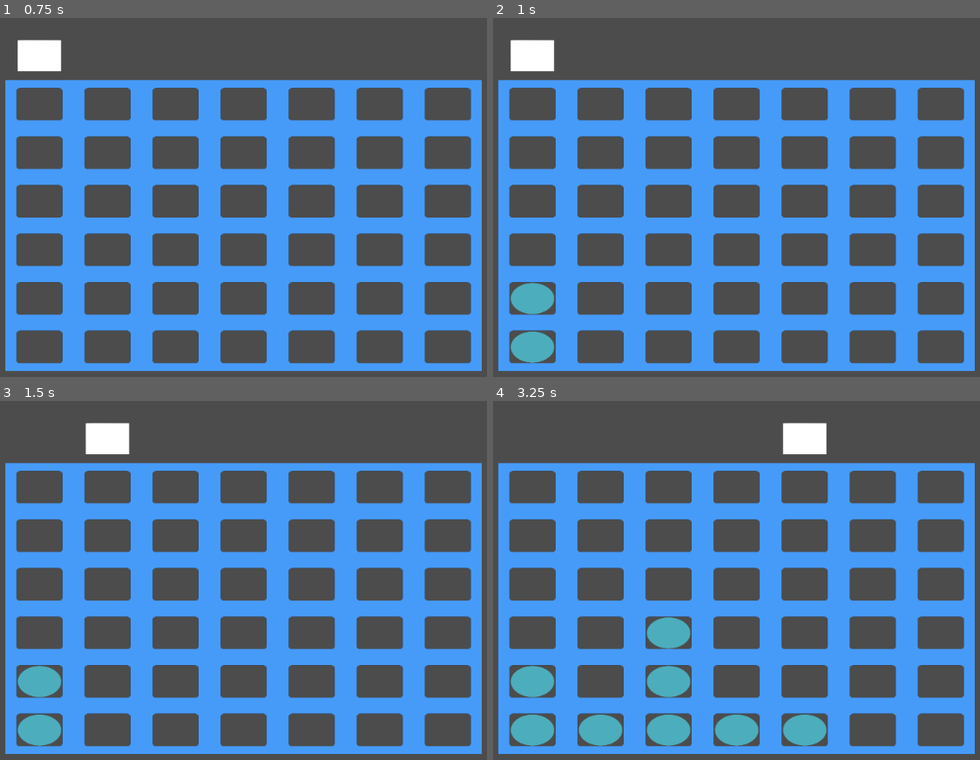
Above: before the commit, frames 1-4 (two rows, left to right).
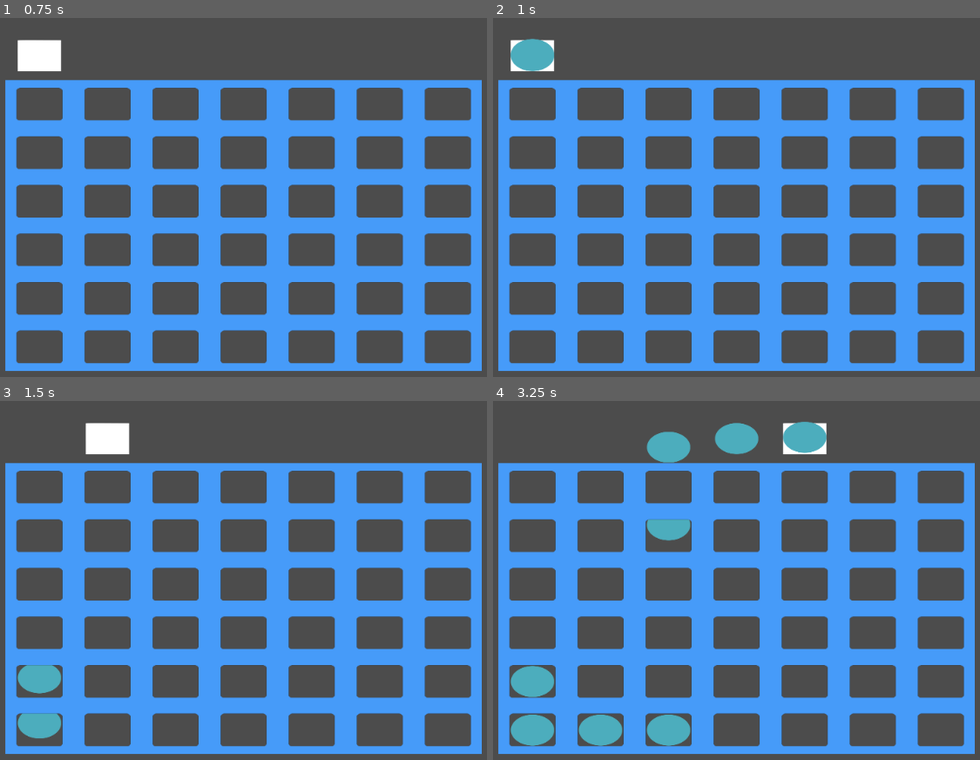
Above: after the commit, the same moments.

Repository: Chocominticecream/gamejam
Game: Godot game, scene res://main.tscn
Two runs of this game, one before a commit and one after it. Both use one fixed random seed, a clock stepped at 60 frames per second and the inputs below.
Inputs:
- Up to frame 1 (0.75 s): tap Enter at 0.5 s; hold Right (ui_right) from 0.53 s (still down); hold 1 (1) from 0.53 s (still down)
- Up to frame 2 (1 s): keep holding Right (ui_right); keep holding 1 (1); tap Space (ui_select) at 0.77 s; tap 2 (2) at 0.8 s
- Up to frame 3 (1.5 s): release Right (ui_right) at 1.28 s; release 1 (1) at 1.28 s; hold Left (ui_left) from 1.28 s (still down); tap 2 (2) at 1.35 s
- Up to frame 4 (3.25 s): tap Space (ui_select) at 1.52, 2.75, 3.02 s; tap 3 (3) at 1.55 s; release Left (ui_left) at 2.03 s; hold 3 (3) 2.03-2.78 s; hold Right (ui_right) from 2.03 s (still down); tap 4 (4) at 2.3, 2.85 s; tap 5 (5) at 3.05 s

Frame 1 is identical in both runs. In frame 2, 1.9% of the frame differs, in the area x 3-13%, y 5-97%; in frame 3, 0.5%; in frame 4, 4.8%, in the area x 31-69%, y 5-97%.

Commit message:
very minor changes
nothing much, just decided to add animations to token dropping, btw feel free to use anything from my commit to speed up your own development! :)

Diff:
--- a/Tremors/grid.gd
+++ b/Tremors/grid.gd
@@ -1,6 +1,5 @@
 extends Node2D
 
-# position x 130 y 135
 #grid variables
 export (int) var width = 7;
 export (int) var height = 6;
@@ -22,8 +21,6 @@
     var array = [];
     for i in width:
         array.append([]);
-        #for j in height:
-            #array[i].append(null);
     return array;
 
 func grid_to_pixel(column, row):
@@ -37,4 +34,7 @@
      if len(allpieces[tokenpos]) < height:
         add_child(piece);
         allpieces[tokenpos].append(piece);
-        piece.position = grid_to_pixel(tokenpos, len(allpieces[tokenpos])-1);
+        piece.position = get_node("/root/Node2D/Player").get_position();
+        #piece.position = grid_to_pixel(tokenpos, len(allpieces[tokenpos])-1);
+        #tweening
+        piece.move(grid_to_pixel(tokenpos, len(allpieces[tokenpos])-1));
--- a/Tremors/main.tscn
+++ b/Tremors/main.tscn
@@ -16,6 +16,7 @@
 editor_draw_limits = true
 
 [node name="boardslot" parent="." instance=ExtResource( 2 )]
+z_index = 5
 tile_data = PoolIntArray( 65537, 1, 0, 65538, 1, 0, 65539, 1, 0, 65540, 1, 0, 65541, 1, 0, 65542, 1, 0, 65543, 1, 0, 13 …(502 unchanged characters)…
 
 [node name="grid" type="Node2D" parent="."]
--- a/Tremors/tokenpiece/bluetoken.gd
+++ /dev/null
@@ -1,12 +0,0 @@
-extends Node2D
-#rgb is 4daebe
-
-
-# Called when the node enters the scene tree for the first time.
-func _ready():
-    pass # Replace with function body.
-
-
-# Called every frame. 'delta' is the elapsed time since the previous frame.
-#func _process(delta):
-#    pass
--- a/Tremors/tokenpiece/bluetoken.tscn
+++ b/Tremors/tokenpiece/bluetoken.tscn
@@ -1,12 +1,11 @@
 [gd_scene load_steps=3 format=2]
 
-[ext_resource path="res://tokenpiece/bluetoken.gd" type="Script" id=1]
+[ext_resource path="res://tokenpiece/generictoken.tscn" type="PackedScene" id=1]
 [ext_resource path="res://circle-128.png" type="Texture" id=2]
 
-[node name="bluetoken" type="Node2D"]
-script = ExtResource( 1 )
+[node name="bluetoken" instance=ExtResource( 1 )]
 
-[node name="Sprite" type="Sprite" parent="."]
+[node name="Sprite" parent="." index="0"]
 modulate = Color( 0.301961, 0.682353, 0.745098, 1 )
 scale = Vector2( 0.5, 0.5 )
 texture = ExtResource( 2 )
--- /dev/null
+++ b/Tremors/tokenpiece/generictoken.gd
@@ -0,0 +1,10 @@
+extends Node2D
+var TweenNode;
+
+func _ready():
+    TweenNode = get_node("moveTween")
+
+func move(target):
+    TweenNode.interpolate_property(self, "position", get_position(), target, 1.0, Tween.TRANS_ELASTIC, Tween.EASE_IN_OUT);
+    TweenNode.start();
+# Called when the node enters the scene tree for the first time.
--- /dev/null
+++ b/Tremors/tokenpiece/generictoken.tscn
@@ -0,0 +1,10 @@
+[gd_scene load_steps=2 format=2]
+
+[ext_resource path="res://tokenpiece/generictoken.gd" type="Script" id=1]
+
+[node name="generictoken" type="Node2D"]
+script = ExtResource( 1 )
+
+[node name="Sprite" type="Sprite" parent="."]
+
+[node name="moveTween" type="Tween" parent="."]
